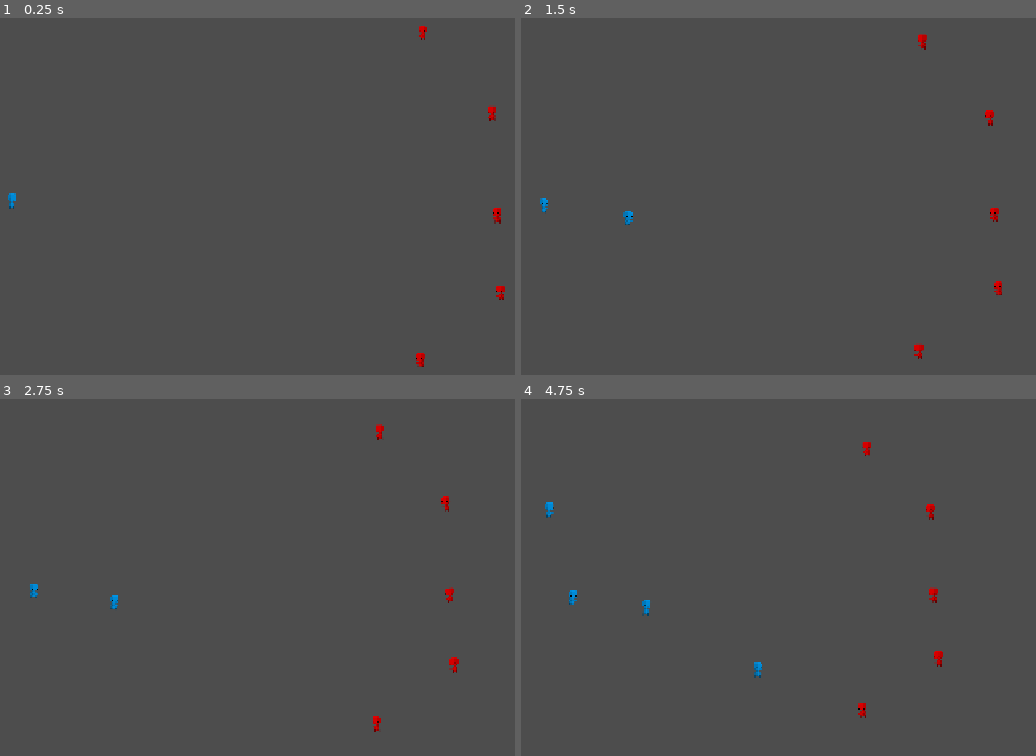
Above: before the commit, frames 1-4 (two rows, left to right).
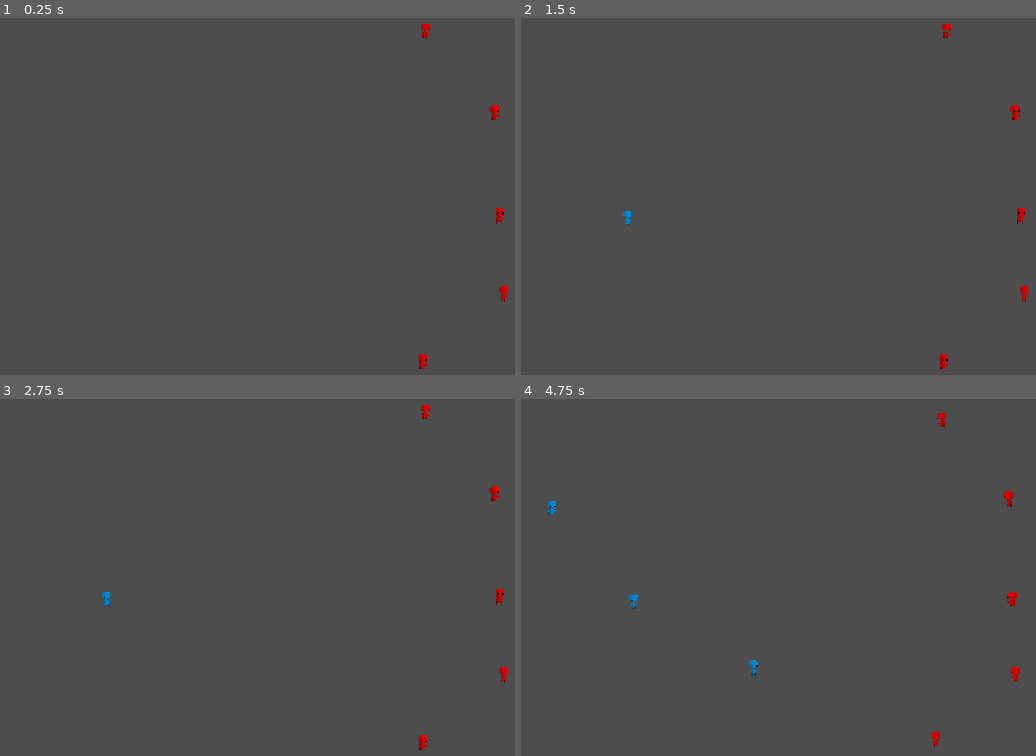
Above: after the commit, the same moments.

Repository: TagReaper/Eclipse-Jam
Game: Godot game, scene res://Levels/test_scene.tscn
The game is run twice, just before and just after one commit, with the same random seed, the same clock (stepped at 60 frames per second) and the same inputs.
Inputs (mouse positions are in pixels of both pictures, inside the frame that each line leads up to):
- Up to frame 1 (0.25 s): no input
- Up to frame 2 (1.5 s): move the mouse to (963, 175) at 0.52 s; press the mouse at (963, 175) at 0.53 s; move the mouse to (629, 221) at 1.27 s; release the mouse at (629, 221) at 1.28 s; click (629, 221) at 1.35 s
- Up to frame 3 (2.75 s): move the mouse to (345, 481) at 2.02 s; press the mouse at (345, 481) at 2.03 s
- Up to frame 4 (4.75 s): move the mouse to (747, 670) at 2.77 s; release the mouse at (747, 670) at 2.78 s; click (747, 670) at 2.85 s; move the mouse to (1025, 645) at 3.52 s; press the mouse at (1025, 645) at 3.53 s; tap Space (Pause, bound only after the commit) at 4.15 s; move the mouse to (546, 513) at 4.27 s; release the mouse at (546, 513) at 4.28 s; click (546, 513) at 4.35 s

The runs differ from the first frame. In frame 1, 0.4% of the frame differs, in the area x 1-99%, y 1-99%; in frame 2, 0.6%; in frame 3, 0.7%; in frame 4, 0.9%, in the area x 4-97%, y 3-98%.

Commit message:
Added Attacks, and pause state

Diff:
--- /dev/null
+++ b/eclipse-game-jame-project/Components/Hitbox.gd
@@ -0,0 +1,54 @@
+class_name Hitbox extends Area2D
+
+# Internal Variables
+var damage: float
+var knockback: float
+var shape: Shape2D
+var hostile: bool
+var faction: Global.Faction
+
+# Assignments for the initial hitbox spawning
+func _init(_damage:float, _knockback: float, _shape:Shape2D, _faction: Global.Faction) -> void:
+	damage = _damage
+	knockback = _knockback
+	shape = _shape
+	faction = _faction
+
+func _ready() -> void:
+	# Sets to monitering only
+	monitorable = false
+	area_entered.connect(_on_area_entered)
+
+	var new_timer = Timer.new()
+	add_child(new_timer)
+	new_timer.timeout.connect(queue_free)
+	new_timer.call_deferred("start", 0.1)
+
+	# Setting the shape
+	if shape:
+		var collision_shape = CollisionShape2D.new()
+		collision_shape.shape = shape
+		add_child(collision_shape)
+
+	# Setting Collision Layers
+	set_collision_layer_value(1,false)
+	set_collision_mask_value(1, false)
+
+	#Sets the appropriate values based on hostility
+	match faction:
+		Global.Faction.BLUE:
+			set_collision_mask_value(5, true)
+			set_collision_mask_value(7, true)
+		Global.Faction.RED:
+			set_collision_mask_value(3, true)
+			set_collision_mask_value(7, true)
+		Global.Faction.YELLOW:
+			set_collision_mask_value(3, true)
+			set_collision_mask_value(5, true)
+
+
+func _on_area_entered(area: Area2D):
+	if !area.has_method("_recieve_hit"):
+		return
+	area._recieve_hit(damage, knockback, (area.global_position - get_parent().get_parent().global_position).normalized())
+	queue_free()
--- a/eclipse-game-jame-project/Components/Hurtbox.gd
+++ b/eclipse-game-jame-project/Components/Hurtbox.gd
@@ -1,4 +1,6 @@
 class_name Hurtbox extends Area2D
+
+@export var knockback_resisitance: float = 1
 
 func _ready() -> void:
 	#Sets the Area to only be monitorable
@@ -10,4 +12,4 @@
 		owner.health -= _damage
 
 		# Knockback
-		owner.velocity = _direction * _knockback
+		owner.velocity = _direction * _knockback * 32 / knockback_resisitance
--- a/eclipse-game-jame-project/Components/mouse_follower.gd
+++ b/eclipse-game-jame-project/Components/mouse_follower.gd
@@ -11,6 +11,12 @@
 func _process(delta: float) -> void:
 	global_position = get_global_mouse_position()
 
+	if Input.is_action_just_pressed("Pause"):
+		if Global.paused:
+			Global.paused = false
+		else:
+			Global.paused = true
+
 	if Input.is_action_pressed("Summon") and Cooldown.is_stopped() and !Area.has_overlapping_areas():
 		selected_unit = load(unit.get("Path"))
 		var summon = selected_unit.instantiate()
--- a/eclipse-game-jame-project/Entities/Units/BasicUnit.gd
+++ b/eclipse-game-jame-project/Entities/Units/BasicUnit.gd
@@ -19,7 +19,10 @@
 @export var HitboxSpawn: Node2D
 @export var CooldownTimer: Timer
 @export var RangeCast: RayCast2D
+
+@export_category("Hit/Hurt Components")
 @export var Hurt: Hurtbox
+@export var HitboxShape: Shape2D
 
 # Internal Variables
 var can_move: bool = true
@@ -96,33 +99,40 @@
 	if target and target.health <= 0:
 		target = null
 
-	# Setting Direction
-	direction = get_direction()
-	RangeCast.rotation = atan2(direction.y,direction.x)
+	if !Global.paused:
+		# Setting Direction
+		direction = get_direction()
+		RangeCast.rotation = atan2(direction.y,direction.x)
 
-	if RangeCast.is_colliding():
-		if RangeCast.get_collider().get_parent() == target:
-			velocity = Vector2.ZERO
+		if RangeCast.is_colliding():
+			if RangeCast.get_collider():
+				if RangeCast.get_collider().get_parent() == target:
+					velocity = velocity.move_toward(Vector2.ZERO, acceleration)
+				else:
+					target = RangeCast.get_collider().get_parent()
+				_within_range()
 		else:
-			target = RangeCast.get_collider().get_parent()
-		_within_range()
-	else:
-		# Setting Velocity
-		velocity.x = move_toward(velocity.x, direction.x * speed * speed_multiplier, acceleration)
-		velocity.y = move_toward(velocity.y, direction.y * speed * speed_multiplier, acceleration)
+			# Setting Velocity
+			velocity = velocity.move_toward(direction * speed * speed_multiplier, acceleration)
 
-	# End of function
-	tick += 1
-	_animate_wobble(delta)
-	move_and_slide()
+		# End of function
+		tick += 1
+		_animate_wobble(delta)
+		move_and_slide()
 
 func _within_range() -> void:
 	# Code for what happens when the Unit get's within range
 	if CooldownTimer.is_stopped():
+		_attack()
 		var tween = create_tween()
-		tween.tween_property(Sprite, "scale", Vector2(1.1,1.1), 0.1)
-		tween.tween_property(Sprite, "scale", Vector2(1,1), 0.1)
+		tween.tween_property(Sprite, "scale", Vector2(1.1,1.1), 0.03)
+		tween.tween_property(Sprite, "scale", Vector2(0.9,0.9), 0.03)
+		tween.tween_property(Sprite, "scale", Vector2(1,1), 0.03)
 		CooldownTimer.start(randf_range(cooldown_min,cooldown_max))
+
+func _attack() -> void:
+	var hitbox = Hitbox.new(damage, knockback_force, HitboxShape, faction)
+	HitboxSpawn.add_child(hitbox)
 
 func get_direction() -> Vector2:
 	# Uses target location to get direction
@@ -148,6 +158,7 @@
 		if child.faction != faction:
 			var child_glob_pos: Vector2 = child.global_position
 			if (child_glob_pos - glob_pos).length() < loc.length():
+				loc = child_glob_pos - glob_pos
 				target = child
 
 	if !target:
--- a/eclipse-game-jame-project/Entities/Units/basic_unit_test.tscn
+++ b/eclipse-game-jame-project/Entities/Units/basic_unit_test.tscn
@@ -3,6 +3,9 @@
 [ext_resource type="Script" uid="uid://chgkmbv6410tw" path="res://Entities/Units/BasicUnit.gd" id="1_w7rph"]
 [ext_resource type="Texture2D" uid="uid://bgn3w2hwx0ahh" path="res://Assets/Art/Units/BasicSkeleton/Skeleton_00.png" id="2_8m225"]
 [ext_resource type="PackedScene" uid="uid://doaudn5h5ak00" path="res://Components/hurtbox.tscn" id="3_ufywu"]
+
+[sub_resource type="CircleShape2D" id="CircleShape2D_f1574"]
+radius = 12.0
 
 [sub_resource type="CapsuleShape2D" id="CapsuleShape2D_w7rph"]
 radius = 6.0
@@ -16,20 +19,22 @@
 collision_layer = 0
 collision_mask = 27
 script = ExtResource("1_w7rph")
-speed = 10.0
+speed = 20.0
 acceleration = 8.0
-max_health = 25.0
-damage = 5.0
+max_health = 5.0
+damage = 2.0
 cooldown_min = 0.5
 cooldown_max = 1.5
-knockback_force = 2.0
+knockback_force = 3.0
 Sprite = NodePath("Sprite2D")
 HitboxSpawn = NodePath("Range/Hitbox Spawn")
 CooldownTimer = NodePath("Cooldown")
 RangeCast = NodePath("Range")
 Hurt = NodePath("Hurtbox")
+HitboxShape = SubResource("CircleShape2D_f1574")
 
 [node name="CollisionShape2D" type="CollisionShape2D" parent="." unique_id=1114960161]
+visible = false
 position = Vector2(0, 13)
 rotation = -1.5707964
 shape = SubResource("CapsuleShape2D_w7rph")
@@ -43,6 +48,7 @@
 position = Vector2(0, -8)
 
 [node name="CollisionShape2D" type="CollisionShape2D" parent="Hurtbox" unique_id=117402254]
+visible = false
 shape = SubResource("CapsuleShape2D_f1574")
 
 [node name="Range" type="RayCast2D" parent="." unique_id=1767714874]
@@ -52,7 +58,7 @@
 collide_with_bodies = false
 
 [node name="Hitbox Spawn" type="Node2D" parent="Range" unique_id=130069617]
-position = Vector2(22, 0)
+position = Vector2(18, 0)
 
 [node name="Cooldown" type="Timer" parent="." unique_id=1953114253]
 wait_time = 0.1
--- a/eclipse-game-jame-project/Globals/Global.gd
+++ b/eclipse-game-jame-project/Globals/Global.gd
@@ -1,4 +1,6 @@
 extends Node
+
+var paused: bool = true
 
 enum Faction{
 	BLUE,
--- a/eclipse-game-jame-project/Levels/test_scene.tscn
+++ b/eclipse-game-jame-project/Levels/test_scene.tscn
@@ -11,52 +11,35 @@
 
 [node name="Units" type="Node2D" parent="." unique_id=431631231]
 
-[node name="B-BS-1" parent="Units" unique_id=1248488462 instance=ExtResource("1_abhxl")]
-position = Vector2(-91, 202)
-speed = 15.0
-acceleration = 5.0
-max_health = 5.0
-damage = 2.0
-
 [node name="R-BS-1" parent="Units" unique_id=605443549 instance=ExtResource("1_abhxl")]
 position = Vector2(573, -69)
 faction = 1
 speed = 30.0
 acceleration = 5.0
-max_health = 5.0
-damage = 2.0
 
 [node name="R-BS-2" parent="Units" unique_id=363972752 instance=ExtResource("1_abhxl")]
 position = Vector2(684, 62)
 faction = 1
 speed = 30.0
 acceleration = 5.0
-max_health = 5.0
-damage = 2.0
 
 [node name="R-BS-3" parent="Units" unique_id=392768485 instance=ExtResource("1_abhxl")]
 position = Vector2(692, 226)
 faction = 1
 speed = 30.0
 acceleration = 5.0
-max_health = 5.0
-damage = 2.0
 
 [node name="R-BS-4" parent="Units" unique_id=1682841987 instance=ExtResource("1_abhxl")]
 position = Vector2(698, 351)
 faction = 1
 speed = 30.0
 acceleration = 5.0
-max_health = 5.0
-damage = 2.0
 
 [node name="R-BS-5" parent="Units" unique_id=811643381 instance=ExtResource("1_abhxl")]
 position = Vector2(569, 460)
 faction = 1
 speed = 30.0
 acceleration = 5.0
-max_health = 5.0
-damage = 2.0
 
 [node name="Camera2D" type="Camera2D" parent="." unique_id=171207175]
 position = Vector2(319, 193)
--- a/eclipse-game-jame-project/project.godot
+++ b/eclipse-game-jame-project/project.godot
@@ -64,6 +64,11 @@
 "events": [Object(InputEventKey,"resource_local_to_scene":false,"resource_name":"","device":-1,"window_id":0,"alt_press …(192 unchanged characters)…
 ]
 }
+Pause={
+"deadzone": 0.2,
+"events": [Object(InputEventKey,"resource_local_to_scene":false,"resource_name":"","device":-1,"window_id":0,"alt_pressed":false,"shift_pressed":false,"ctrl_pressed":false,"meta_pressed":false,"pressed":false,"keycode":0,"physical_keycode":32,"key_label":0,"unicode":32,"location":0,"echo":false,"script":null)
+]
+}
 
 [layer_names]
 
Not shown, added: eclipse-game-jame-project/Components/Hitbox.gd.uid
